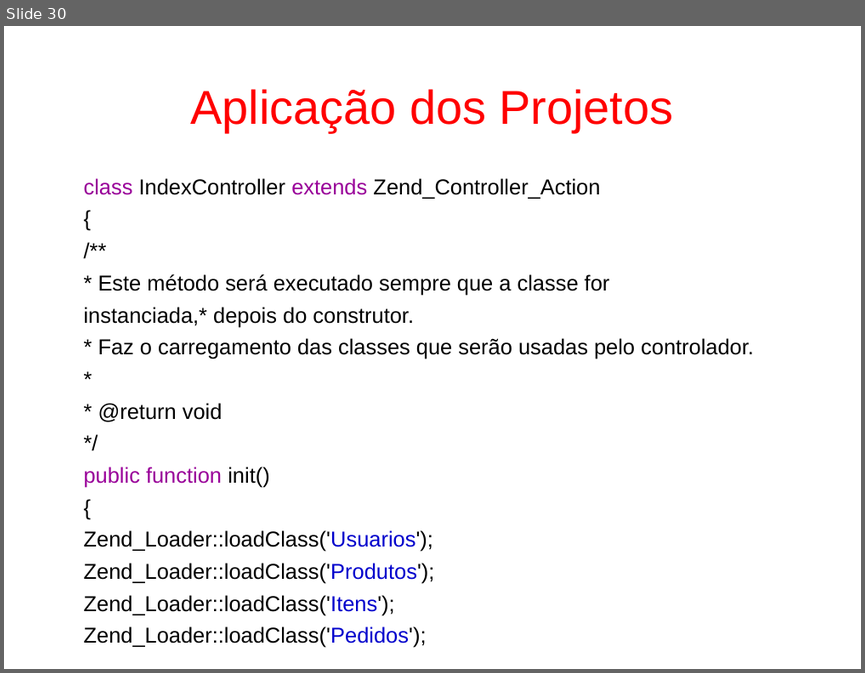
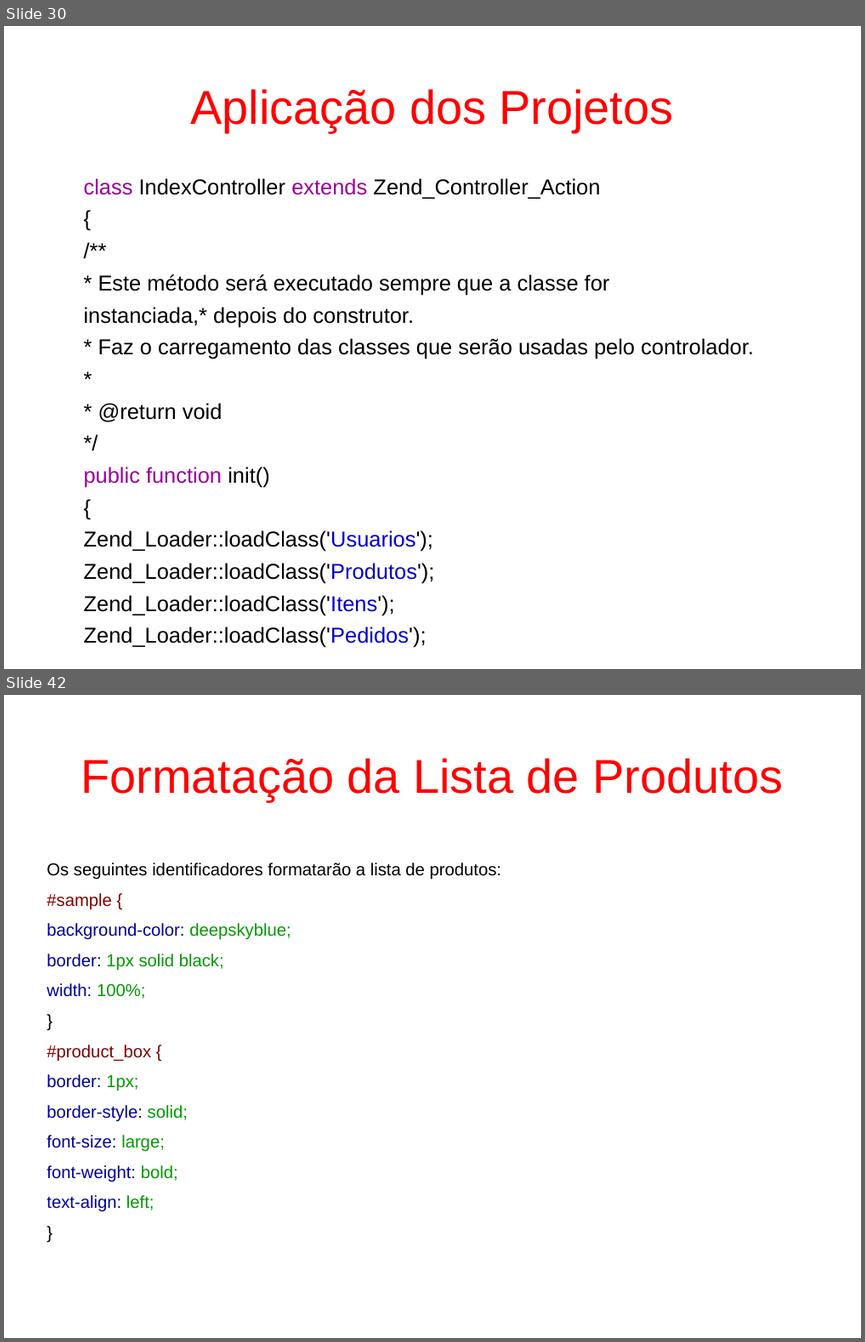
Before and after one commit to fgsl/lojasacme, a slide deck: docs/tutorial.odp. Shown one above the other, each under a label of ours: slide 30 before the commit, slides 30 and 42 after it; the slides between them are not shown. The pictures are 865x673 and 865x1342 pixels, drawn with LibreOffice and Linux fonts; fonts in the diff are those of the drawing. Boxes give left, top, right and bottom in pixels: in the first picture for what was removed or moved away, otherwise in the second. Text is boxed around its words. In the diff, an @@ line names an element or a change of style, - is before the commit and + after.

```diff
--- a/docs/tutorial.odp
+++ b/docs/tutorial.odp
@@ slide 42 added at [4, 695, 861, 1338], background #FFFFFF @@
@@ title added at [80, 758, 783, 801], 44 pt, text #FF0000 @@
+Formatação da Lista de Produtos
@@ text added at [46, 862, 501, 1212], 16 pt, text #000099 @@
+Os seguintes identificadores formatarão a lista de produtos:
+#sample {
+background-color: deepskyblue;
+border: 1px solid black;
+width: 100%;
+}
+#product_box {
+border: 1px;
+border-style: solid;
+font-size: large;
+font-weight: bold;
+text-align: left;
+}
```
Also in this commit, not shown: 26 slides changed, 30 other slides added, 1 slide removed, 1 other file.
